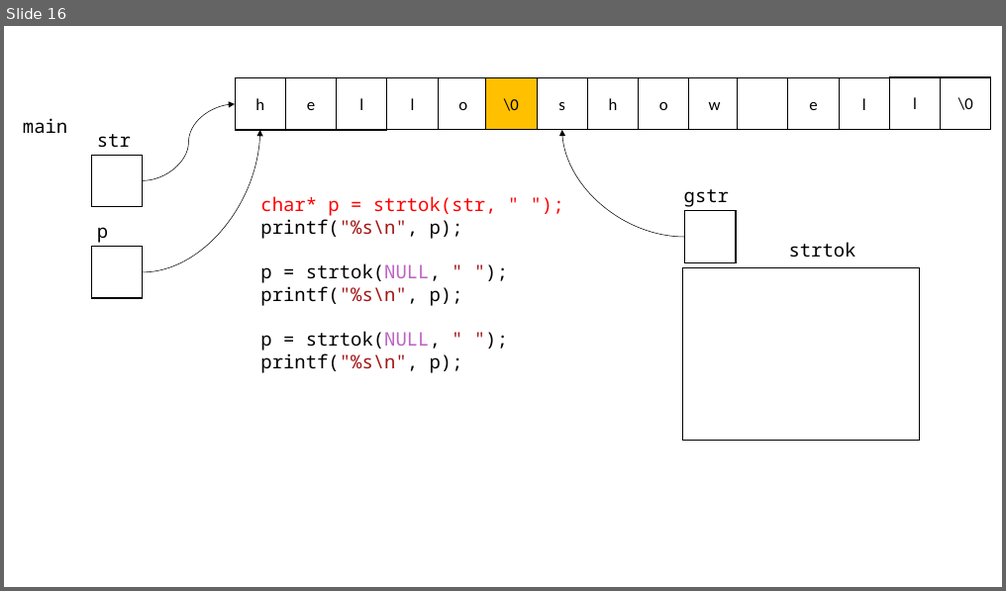
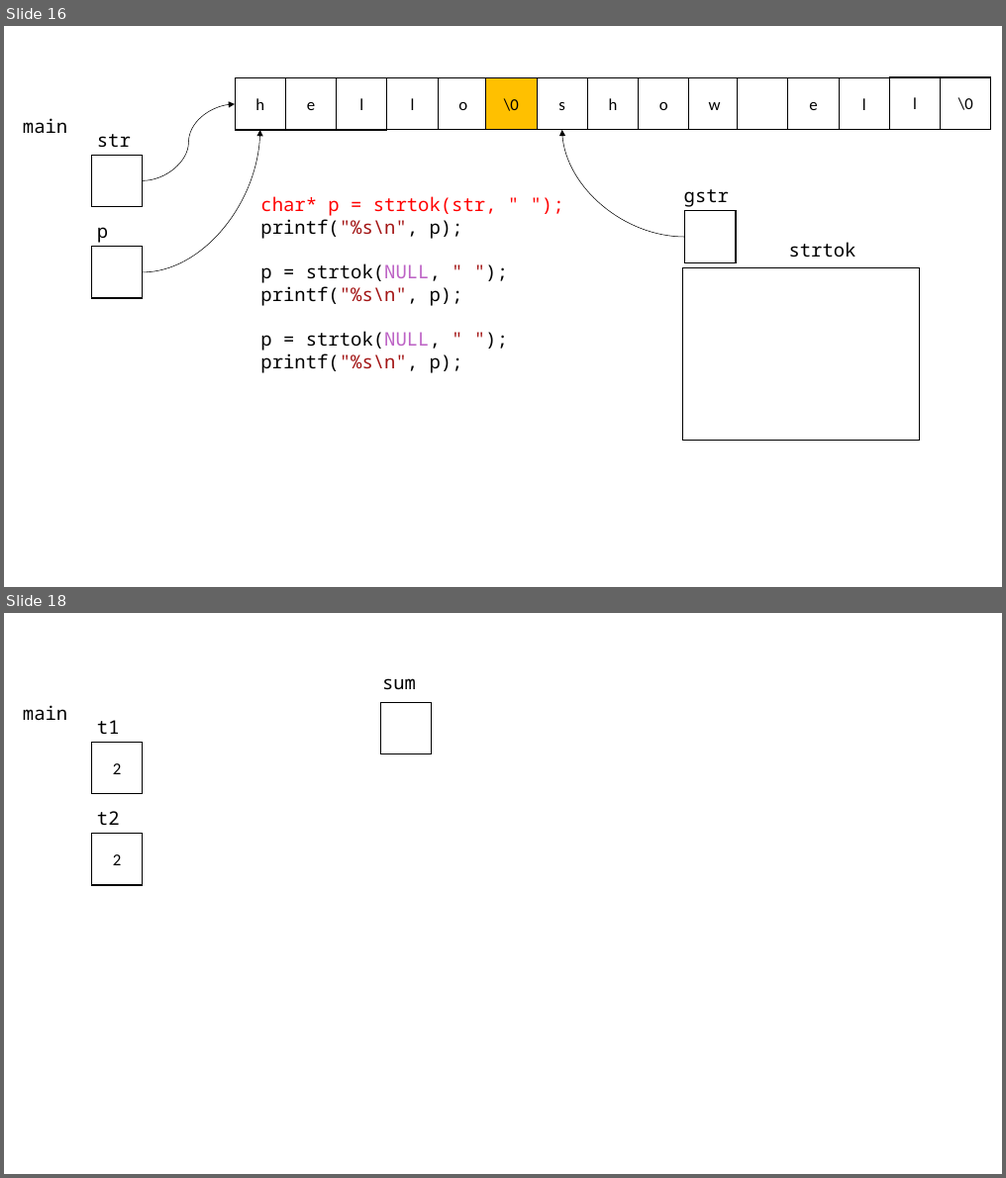
Before and after one commit to HongHeeJung/220117_c, a slide deck: 220117.pptx. Shown one above the other, each under a label of ours: slide 16 before the commit, slides 16 and 18 after it; the slides between them are not shown. The pictures are 1006x591 and 1006x1178 pixels, drawn with LibreOffice and Linux fonts; fonts in the diff are those of the drawing. Boxes give left, top, right and bottom in pixels: in the first picture for what was removed or moved away, otherwise in the second. Text is boxed around its words. In the diff, an @@ line names an element or a change of style, - is before the commit and + after.

```diff
--- a/220117.pptx
+++ b/220117.pptx
@@ slide 18 added at <box>4,613,1002,1174</box>, background #FFFFFF @@
@@ text added at <box>382,678,416,689</box>, 18 pt, text #000000 @@
+sum
@@ text added at <box>23,705,67,720</box>, 18 pt, text #000000 @@
+main
@@ text added at <box>97,720,120,735</box>, 18 pt, text #000000 @@
+t1
@@ rectangle added at <box>380,703,432,755</box>, fill #FFFFFF, outline #000000 1 pt @@
@@ rectangle added at <box>91,742,143,793</box>, fill #FFFFFF, outline #000000 1 pt, 16 pt, text #000000 @@
+2
@@ text added at <box>97,811,120,826</box>, 18 pt, text #000000 @@
+t2
@@ rectangle added at <box>91,834,143,885</box>, fill #FFFFFF, outline #000000 1 pt, 16 pt, text #000000 @@
+2
```
Also in this commit, not shown: 2 other files.
